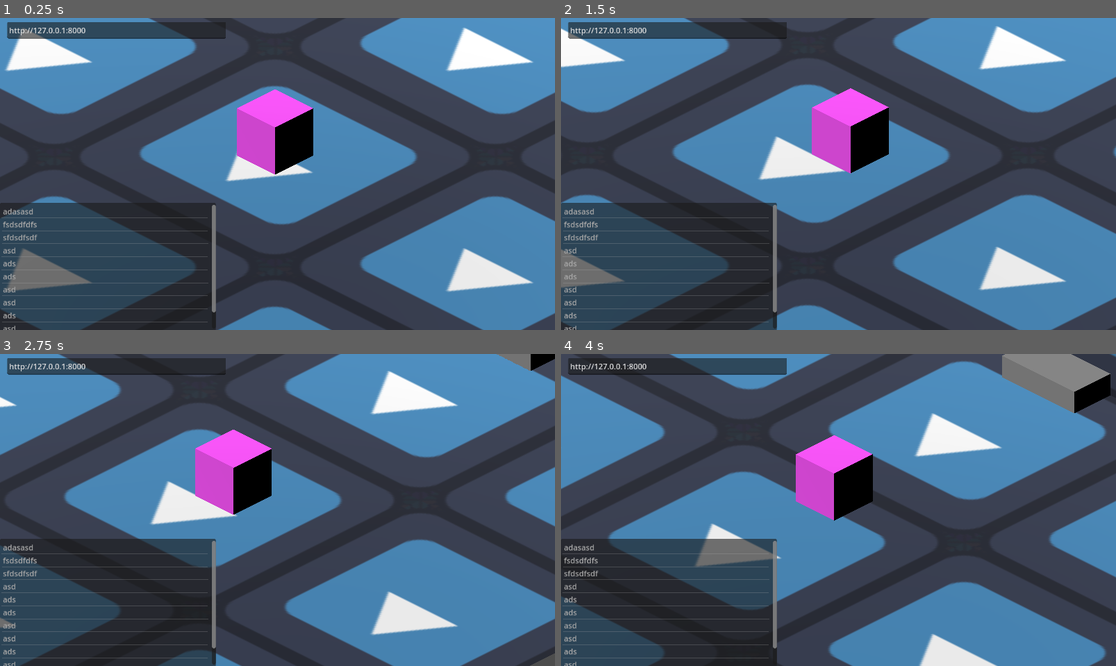
Above: before the commit, frames 1-4 (two rows, left to right).
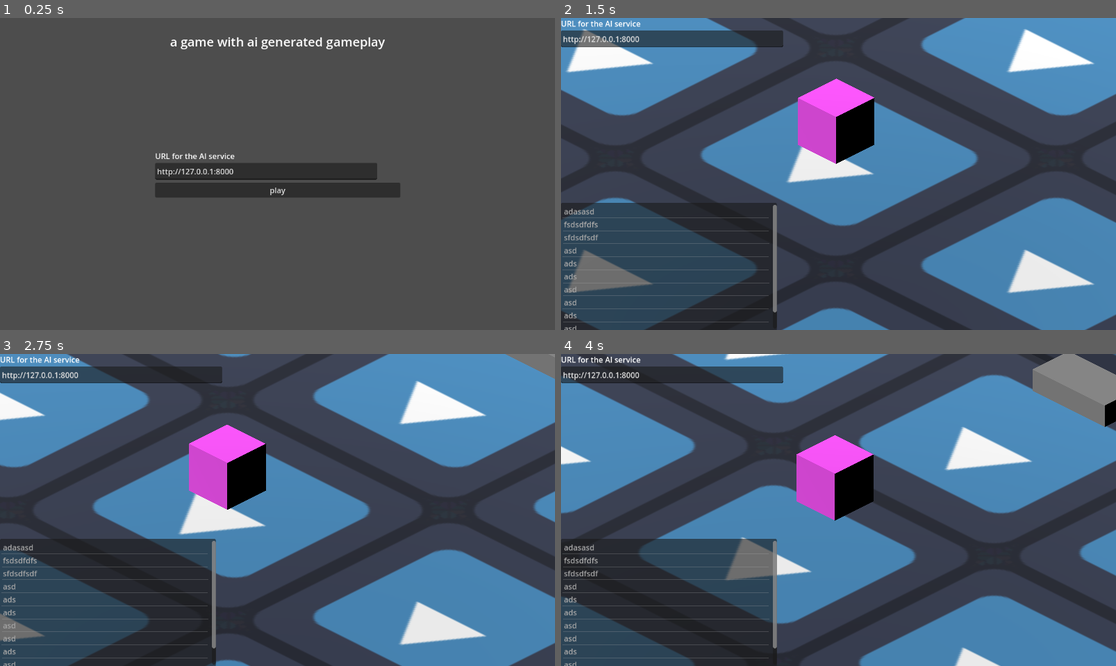
Above: after the commit, the same moments.

Repository: mkualquiera/infinite-something-gd
Game: Godot game, scene res://title.tscn
Two runs of this game, one before a commit and one after it. Both use one fixed random seed, a clock stepped at 60 frames per second and the inputs below. Before the commit the project starts from res://test.tscn. The engine's default icon, where the game draws it, is replaced by a stand-in: a white triangle on a blue panel in a dark square.
Inputs (mouse positions are in pixels of both pictures, inside the frame that each line leads up to):
- Up to frame 1 (0.25 s): no input
- Up to frame 2 (1.5 s): click (838, 189) at 0.5 s, where only the run after the commit has a clickable "play"; move the mouse to (960, 158) at 1.27 s; click (960, 158) at 1.42 s
- Up to frame 3 (2.75 s): move the mouse to (166, 525) at 2.02 s; click (166, 525) at 2.17 s
- Up to frame 4 (4 s): move the mouse to (894, 441) at 2.77 s; click (894, 441) at 2.92 s; move the mouse to (810, 572) at 3.52 s; click (810, 572) at 3.67 s

The runs differ from the first frame. In frame 1, 68% of the frame differs, in the area x 0-100%, y 0-100%; in frame 2, 38%; in frame 3, 35%; in frame 4, 35%.
Error in both runs: Trying to assign value of type 'Nil' to a variable of type 'Dictionary'. (res://Scripts/RoomController.gd:94)

Commit message:
Added starting menu

Diff:
--- /dev/null
+++ b/Scenes/url_editor.tscn
@@ -0,0 +1,35 @@
+[gd_scene load_steps=2 format=3 uid="uid://biwp7w1s3xueg"]
+
+[ext_resource type="Script" path="res://Scripts/PrefChanger.gd" id="1_m1n52"]
+
+[node name="URLEditor" type="Control"]
+layout_mode = 3
+anchors_preset = 0
+offset_right = 100.0
+offset_bottom = 35.0
+script = ExtResource("1_m1n52")
+
+[node name="TextEdit" type="TextEdit" parent="."]
+layout_mode = 2
+offset_top = 26.0
+offset_right = 461.0
+offset_bottom = 61.0
+text = "ghtyhyt"
+scroll_fit_content_height = true
+
+[node name="Button" type="Button" parent="."]
+layout_mode = 2
+offset_left = 462.0
+offset_top = 26.0
+offset_right = 509.0
+offset_bottom = 62.0
+text = "save"
+
+[node name="Label" type="Label" parent="."]
+layout_mode = 0
+offset_right = 40.0
+offset_bottom = 23.0
+text = "URL for the AI service"
+
+[connection signal="text_changed" from="TextEdit" to="." method="update_button"]
+[connection signal="pressed" from="Button" to="." method="update_pref"]
--- /dev/null
+++ b/Scripts/Menu.gd
@@ -0,0 +1,7 @@
+extends Button
+
+var game_scene = preload("res://test.tscn")
+
+
+func open_game():
+	get_tree().change_scene_to_packed(game_scene)
--- a/Scripts/PrefChanger.gd
+++ b/Scripts/PrefChanger.gd
@@ -17,5 +17,9 @@
 
 
 func update_pref():
-	PlayerPrefs.set_pref(pref_name, text_box.text)
+	var text: String = text_box.text
+	if text.ends_with("/"):
+		text = text.substr(0, len(text) - 1)
+	PlayerPrefs.set_pref(pref_name, text)
+	text_box.text = text
 	update_button()
--- a/project.godot
+++ b/project.godot
@@ -11,7 +11,7 @@
 [application]
 
 config/name="aigame"
-run/main_scene="res://test.tscn"
+run/main_scene="res://title.tscn"
 config/features=PackedStringArray("4.0", "Forward Plus")
 config/icon="res://icon.svg"
 
--- a/test.tscn
+++ b/test.tscn
@@ -3,7 +3,7 @@
 [ext_resource type="Script" path="res://Scripts/RoomManager.gd" id="1_ji7bp"]
 [ext_resource type="Script" path="res://Scripts/CameraFollow.gd" id="2_sgtnk"]
 [ext_resource type="Script" path="res://Scripts/ObjectSelector.gd" id="4_472rn"]
-[ext_resource type="Script" path="res://Scripts/PrefChanger.gd" id="6_7j8ua"]
+[ext_resource type="PackedScene" uid="uid://biwp7w1s3xueg" path="res://Scenes/url_editor.tscn" id="4_s30am"]
 [ext_resource type="Script" path="res://Scripts/PlayerMover.gd" id="8_edel6"]
 
 [sub_resource type="BoxShape3D" id="BoxShape3D_w75n3"]
@@ -56,29 +56,7 @@
 item_9/text = "asd"
 item_10/text = "asd"
 
-[node name="URLEditor" type="Control" parent="."]
-layout_mode = 3
-anchors_preset = 0
-offset_right = 100.0
-offset_bottom = 35.0
-script = ExtResource("6_7j8ua")
-
-[node name="TextEdit" type="TextEdit" parent="URLEditor"]
-layout_mode = 2
-offset_left = 15.0
-offset_top = 8.0
-offset_right = 469.0
-offset_bottom = 43.0
-text = "ghtyhyt"
-scroll_fit_content_height = true
-
-[node name="Button" type="Button" parent="URLEditor"]
-layout_mode = 2
-offset_left = 479.0
-offset_top = 9.0
-offset_right = 526.0
-offset_bottom = 45.0
-text = "save"
+[node name="URLEditor" parent="." instance=ExtResource("4_s30am")]
 
 [node name="Player" type="CharacterBody3D" parent="."]
 transform = Transform3D(0.522, 0, 0, 0, 0.522, 0, 0, 0, 0.522, 0, 0.291, 0)
@@ -94,6 +72,3 @@
 mesh = SubResource("BoxMesh_gljbj")
 skeleton = NodePath("../..")
 surface_material_override/0 = SubResource("StandardMaterial3D_gat1o")
-
-[connection signal="text_changed" from="URLEditor/TextEdit" to="URLEditor" method="update_button"]
-[connection signal="pressed" from="URLEditor/Button" to="URLEditor" method="update_pref"]
--- /dev/null
+++ b/title.tscn
@@ -0,0 +1,51 @@
+[gd_scene load_steps=3 format=3 uid="uid://bm2jbd7l56co0"]
+
+[ext_resource type="PackedScene" uid="uid://biwp7w1s3xueg" path="res://Scenes/url_editor.tscn" id="1_eeewt"]
+[ext_resource type="Script" path="res://Scripts/Menu.gd" id="2_1vpug"]
+
+[node name="title" type="Control"]
+layout_mode = 3
+anchors_preset = 15
+anchor_right = 1.0
+anchor_bottom = 1.0
+grow_horizontal = 2
+grow_vertical = 2
+
+[node name="Label" type="Label" parent="."]
+layout_mode = 1
+anchors_preset = 5
+anchor_left = 0.5
+anchor_right = 0.5
+offset_left = -227.5
+offset_right = 227.5
+offset_bottom = 99.0
+grow_horizontal = 2
+theme_override_font_sizes/font_size = 26
+text = "a game with ai generated gameplay"
+horizontal_alignment = 1
+vertical_alignment = 1
+
+[node name="UI" type="VBoxContainer" parent="."]
+layout_mode = 1
+anchors_preset = 8
+anchor_left = 0.5
+anchor_top = 0.5
+anchor_right = 0.5
+anchor_bottom = 0.5
+offset_left = -254.5
+offset_top = -49.0
+offset_right = 254.5
+offset_bottom = 49.0
+grow_horizontal = 2
+grow_vertical = 2
+
+[node name="URLEditor" parent="UI" instance=ExtResource("1_eeewt")]
+layout_mode = 2
+size_flags_vertical = 3
+
+[node name="Play" type="Button" parent="UI"]
+layout_mode = 2
+text = "play"
+script = ExtResource("2_1vpug")
+
+[connection signal="pressed" from="UI/Play" to="UI/Play" method="open_game"]
